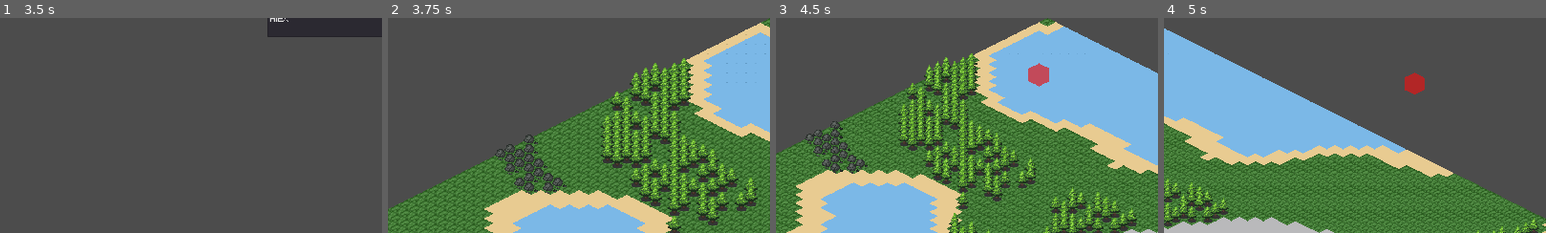
Above: before the commit, frames 1-4 (left to right).
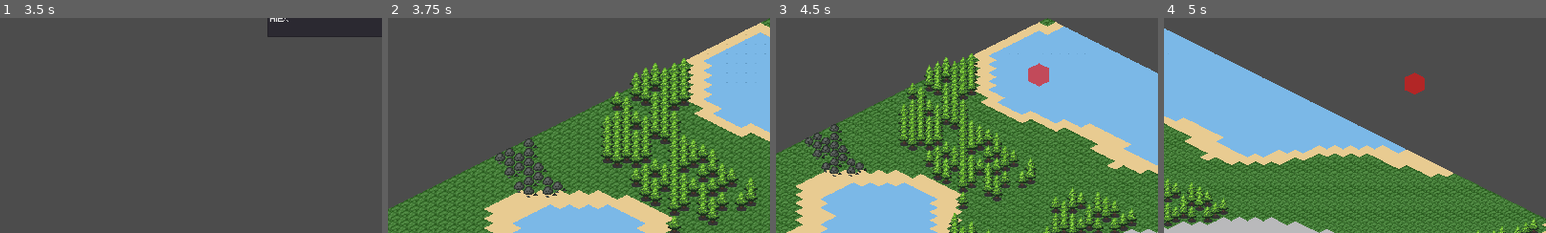
Above: after the commit, the same moments.

Repository: FilMer17/MightyTower
Game: Godot game, scene res://ui/menu/TitleMenu.tscn
Two runs of this game, one before a commit and one after it. Both use one fixed random seed, a clock stepped at 60 frames per second and the inputs below. The engine's default icon, where the game draws it, is replaced by a stand-in: a white triangle on a blue panel in a dark square.
Inputs (mouse positions are % of the whole screen's width and height, from its top left):
- Up to frame 1 (3.5 s): click (80, 31) at 0.5 s; click (43, 50) at 1.27 s; type "Alex" at 1.35 s; click "EASY" at 2 s; click "EASY" at 2.75 s
- Up to frame 2 (3.75 s): click (62, 50) at 3.5 s
- Up to frame 3 (4.5 s): tap Enter at 4.25 s; move the mouse to (35, 64) at 4.27 s; hold Right (ui_right) from 4.28 s (still down); tap Mouse wheel down (scroll_down) at 4.35 s; click (35, 64) at 4.42 s
- Up to frame 4 (5 s): keep holding Right (ui_right)
The pictures show only the part of the screen within x 0-50%, y 50-100%; the shares and areas given below are measured in that part.

Frame 1 is identical in both runs. In frame 2, 1.8% of the frame differs, in the area x 28-47%, y 54-84%; in frame 3, 1.4%; in frame 4, nothing differs.

Commit message:
Scene Console game text console

Diff:
--- a/game/data/buildings/residences/Residence.tscn
+++ b/game/data/buildings/residences/Residence.tscn
@@ -29,7 +29,7 @@
 cooldown = {
 "day": 0,
 "hour": 0,
-"minute": 5
+"minute": 20
 }
 food_storage = 20
 material_storage = 50
@@ -38,7 +38,6 @@
 [node name="BuildingContainer" type="Node2D" parent="."]
 
 [node name="Tween" type="Tween" parent="BuildingContainer"]
-playback/active = true
 
 [node name="Clock" type="Timer" parent="BuildingContainer"]
 wait_time = 0.3
@@ -52,8 +51,8 @@
 [node name="Collider" type="CollisionPolygon2D" parent="."]
 polygon = PoolVector2Array( 0, 32, -32, 16, 0, 0, 32, 16 )
 
-[node name="Area" type="Area2D" parent="."]
+[node name="BuildingArea" type="Area2D" parent="."]
 
-[node name="Zone" type="CollisionShape2D" parent="Area"]
+[node name="Zone" type="CollisionShape2D" parent="BuildingArea"]
 rotation = 1.5708
 shape = SubResource( 2 )
--- a/game/data/entities/Stone.tscn
+++ b/game/data/entities/Stone.tscn
@@ -13,15 +13,16 @@
 shader_param/add_margins = true
 shader_param/is_hovered = false
 
-[node name="Stone" type="StaticBody2D"]
-input_pickable = true
+[node name="Stone" type="Node2D"]
 script = ExtResource( 1 )
 
 [node name="Sprite" type="Sprite" parent="."]
 material = SubResource( 1 )
-position = Vector2( 0.0701523, -4.35201 )
+position = Vector2( -1.15623, 1.99713 )
 scale = Vector2( 0.8, 0.8 )
 texture = ExtResource( 2 )
 
-[node name="Collider" type="CollisionPolygon2D" parent="."]
-polygon = PoolVector2Array( 0, 8, -16, 0, 0, -8, 16, 0 )
+[node name="Area" type="Area2D" parent="."]
+
+[node name="Collider" type="CollisionPolygon2D" parent="Area"]
+polygon = PoolVector2Array( 0, 0, -16, 8, 0, 16, 16, 8 )
--- a/game/data/entities/Tree.tscn
+++ b/game/data/entities/Tree.tscn
@@ -13,8 +13,7 @@
 shader_param/add_margins = true
 shader_param/is_hovered = false
 
-[node name="Tree" type="StaticBody2D"]
-input_pickable = true
+[node name="Tree" type="Node2D"]
 script = ExtResource( 1 )
 type = 1
 
@@ -23,5 +22,7 @@
 position = Vector2( 0, -16 )
 texture = ExtResource( 2 )
 
-[node name="Collider" type="CollisionPolygon2D" parent="."]
+[node name="Area" type="Area2D" parent="."]
+
+[node name="Collider" type="CollisionPolygon2D" parent="Area"]
 polygon = PoolVector2Array( 0, 8, -16, 0, 0, -8, 16, 0 )
--- a/game/project.godot
+++ b/game/project.godot
@@ -14,7 +14,7 @@
 "language": "GDScript",
 "path": "res://source/buildings/Building.gd"
 }, {
-"base": "StaticBody2D",
+"base": "Node2D",
 "class": "Entity",
 "language": "GDScript",
 "path": "res://source/entities/Entity.gd"
--- a/game/source/buildings/types/Residence.gd
+++ b/game/source/buildings/types/Residence.gd
@@ -9,8 +9,8 @@
 onready var resources := get_parent().get_parent().get_parent().get_node("Resources")
 onready var builder := get_parent().get_parent().get_node("Builder")
 
-onready var area := $Area as Area2D
-onready var area_zone := $Area/Zone as CollisionShape2D
+onready var area := $BuildingArea as Area2D
+onready var area_zone := $BuildingArea/Zone as CollisionShape2D
 
 func _ready() -> void:
 	var __
@@ -34,16 +34,16 @@
 func _enter_tree() -> void:
 	._enter_tree()
 
-	if not $Area:
+	if not $BuildingArea:
 		area = Area2D.new()
-		area.name = "Area"
+		area.name = "BuildingArea"
 		add_child(area)
 		area.owner = get_tree().edited_scene_root
 		print("Node added: %s" % area.name)
 
-	if not $Area/Zone:
+	if not $BuildingArea/Zone:
 		area_zone = CollisionShape2D.new()
 		area_zone.name = "Zone"
-		get_node("Area").add_child(area_zone)
+		area.add_child(area_zone)
 		area_zone.owner = get_tree().edited_scene_root
 		print("Node added: %s" % area_zone.name)
--- a/game/source/data/Resources.gd
+++ b/game/source/data/Resources.gd
@@ -19,23 +19,6 @@
 }
 
 var all_people := 0
-
-func save_data() -> Dictionary:
-	var data := {}
-	data["food"] = food
-	data["people"] = people
-	data["material"] = material
-	data["max_amount"] = max_amount
-	return data
-
-func load_data(data: Dictionary) -> void:
-	food = data["food"]
-	people = data["people"]
-	material = data["material"]
-	max_amount = data["max_amount"]
-
-func create_data(_diffic: String) -> void:
-	pass
 
 func add_resource(group: String, number: int, resource: String = "") -> void:
 	match group:
@@ -63,10 +46,28 @@
 	print(group + " or " + resource + " is wrong!")
 
 func get_all_people() -> int:
+	all_people = 0
 	for key in people.keys():
 		all_people += people[key]
 
 	return all_people
+
+func save_data() -> Dictionary:
+	var data := {}
+	data["food"] = food
+	data["people"] = people
+	data["material"] = material
+	data["max_amount"] = max_amount
+	return data
+
+func load_data(data: Dictionary) -> void:
+	food = data["food"]
+	people = data["people"]
+	material = data["material"]
+	max_amount = data["max_amount"]
+
+func create_data(_diffic: String) -> void:
+	pass
 
 func _check_max_amount(group: String, resource: String = "") -> void:
 	match group:
--- a/game/source/entities/Entity.gd
+++ b/game/source/entities/Entity.gd
@@ -1,5 +1,5 @@
 tool
-extends StaticBody2D
+extends Node2D
 class_name Entity
 
 enum TYPE { stone, tree }
@@ -8,7 +8,8 @@
 export(TYPE) var type: int = TYPE.stone
 
 onready var sprite := $Sprite
-onready var collider := $Collider
+onready var area := $Area
+onready var collider := $Area/Collider
 
 var is_hovered: bool = false
 
@@ -18,13 +19,17 @@
 	sprite.material = load("res://graphics/shader/BuildingMaterial.tres").duplicate()
 	sprite.material.set_shader_param("color", Color("#0000ff"))
 
-	input_pickable = true
-	__ = connect("mouse_entered", self, "_on_Mouse_entered")
-	__ = connect("mouse_exited", self, "_on_Mouse_exited")
+	area.input_pickable = true
+	__ = area.connect("mouse_entered", self, "_on_Mouse_entered")
+	__ = area.connect("mouse_exited", self, "_on_Mouse_exited")
+	__ = area.connect("input_event", self, "_on_Input_event")
 
-func _input(event) -> void:
+func _on_Input_event(_viewport: Node, event: InputEvent, _shape_idx: int) -> void:
 	if is_hovered and event.is_action_pressed("select_option"):
-		print("Open mine option")
+		for building in get_tree().get_nodes_in_group("residence"):
+			if area.overlaps_area(building.area):
+				print("mine option")
+				return
 
 func _on_Mouse_entered() -> void:
 	if not get_parent().get_parent().in_builder:
@@ -43,9 +48,16 @@
 		sprite.owner = get_tree().edited_scene_root
 		print("Node added: %s" % sprite.name)
 
-	if not $Collider:
+	if not $Area:
+		area = Area2D.new()
+		area.name = "Area"
+		add_child(area)
+		area.owner = get_tree().edited_scene_root
+		print("Node added: %s" % area.name)
+
+	if not $Area/Collider:
 		collider = CollisionPolygon2D.new()
 		collider.name = "Collider"
-		add_child(collider)
+		area.add_child(collider)
 		collider.owner = get_tree().edited_scene_root
 		print("Node added: %s" % collider.name)
--- a/game/source/game/Game.tscn
+++ b/game/source/game/Game.tscn
@@ -1,7 +1,8 @@
-[gd_scene load_steps=3 format=2]
+[gd_scene load_steps=4 format=2]
 
 [ext_resource path="res://source/world/World.tscn" type="PackedScene" id=1]
 [ext_resource path="res://source/game/camera/GameCamera.tscn" type="PackedScene" id=2]
+[ext_resource path="res://ui/menu/Console.tscn" type="PackedScene" id=3]
 
 [node name="Game" type="Node2D"]
 
@@ -11,6 +12,8 @@
 
 [node name="GameUI" type="CanvasLayer" parent="."]
 
+[node name="Console" parent="GameUI" instance=ExtResource( 3 )]
+
 [node name="GameCamera" parent="." instance=ExtResource( 2 )]
 current = true
 zoom_step = 0.2
--- a/game/source/map/Map.gd
+++ b/game/source/map/Map.gd
@@ -14,7 +14,7 @@
 func save_data() -> Dictionary:
 	var data := {}
 	data["terrain"] = terrain.data
-#	data["buildings"] = buildings.data
+	data["buildings"] = buildings.save_data()
 	data["entities"] = entities.data
 
 	return data
--- a/game/source/map/buildings/Buildings.gd
+++ b/game/source/map/buildings/Buildings.gd
@@ -19,8 +19,15 @@
 		building.add_to_group(group_name)
 		return true
 
+	building.queue_free()
 	building = null
 	return false
+
+func save_data() -> Array:
+	var data := []
+	for child in get_children():
+		data.append(child)
+	return data
 
 func _pay_building_cost() -> bool:
 	var mater = resources.material
--- a/game/source/world/World.gd
+++ b/game/source/world/World.gd
@@ -17,6 +17,7 @@
 	if GlobalData.selected_world["is_new"]:
 		_create_world_data(GlobalData.selected_world["size"])
 		time.change_clock_state()
+		data = WorldData.new()
 	else:
 		data = GlobalData.selected_world["world"]
 		_load_world_data()
@@ -49,7 +50,7 @@
 	map.load_data(data.map)
 
 func _save_world_data() -> void:
-	data.settings = settings.save_data(data.settings)
-	data.time = time.save_data(data.time)
-	data.resources = resources.save_data(data.resources)
-	data.map = map.save_data(data.map)
+	data.settings = settings.save_data()
+	data.time = time.save_data()
+	data.resources = resources.save_data()
+	data.map = map.save_data()
--- /dev/null
+++ b/game/ui/menu/Console.gd
@@ -0,0 +1,14 @@
+extends CanvasLayer
+
+onready var text_output := $MarginContainer/VBoxContainer/RichTextLabel as RichTextLabel
+
+var lines: Array = []
+
+func _process(_delta):
+	if text_output.rect_size.y >= 300:
+		text_output.rect_min_size.y = 300
+		text_output.fit_content_height = false
+
+func write(text: String) -> void:
+	lines.append(text)
+	text_output.add_text("\n" + text)
--- /dev/null
+++ b/game/ui/menu/Console.tscn
@@ -0,0 +1,25 @@
+[gd_scene load_steps=2 format=2]
+
+[ext_resource path="res://ui/menu/Console.gd" type="Script" id=1]
+
+[node name="Console" type="CanvasLayer"]
+script = ExtResource( 1 )
+
+[node name="MarginContainer" type="MarginContainer" parent="."]
+anchor_top = 0.5
+anchor_bottom = 1.0
+margin_right = 300.0
+__meta__ = {
+"_edit_use_anchors_": false
+}
+
+[node name="VBoxContainer" type="VBoxContainer" parent="MarginContainer"]
+margin_right = 300.0
+margin_bottom = 360.0
+alignment = 2
+
+[node name="RichTextLabel" type="RichTextLabel" parent="MarginContainer/VBoxContainer"]
+margin_top = 345.0
+margin_right = 300.0
+margin_bottom = 360.0
+fit_content_height = true
